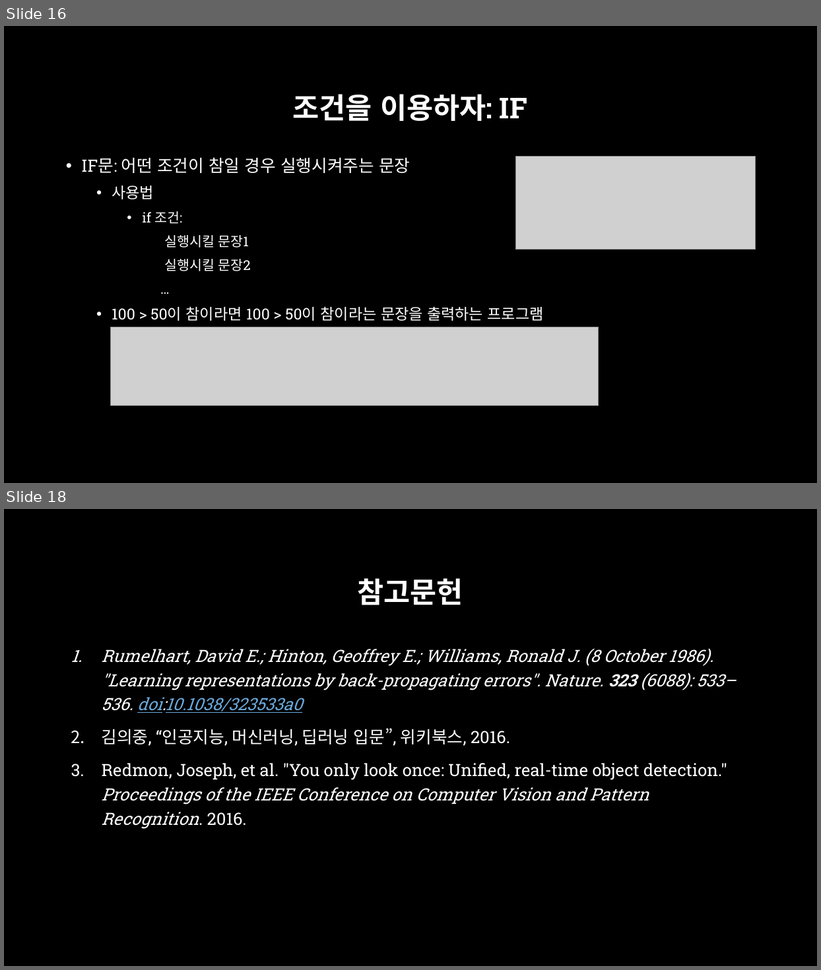
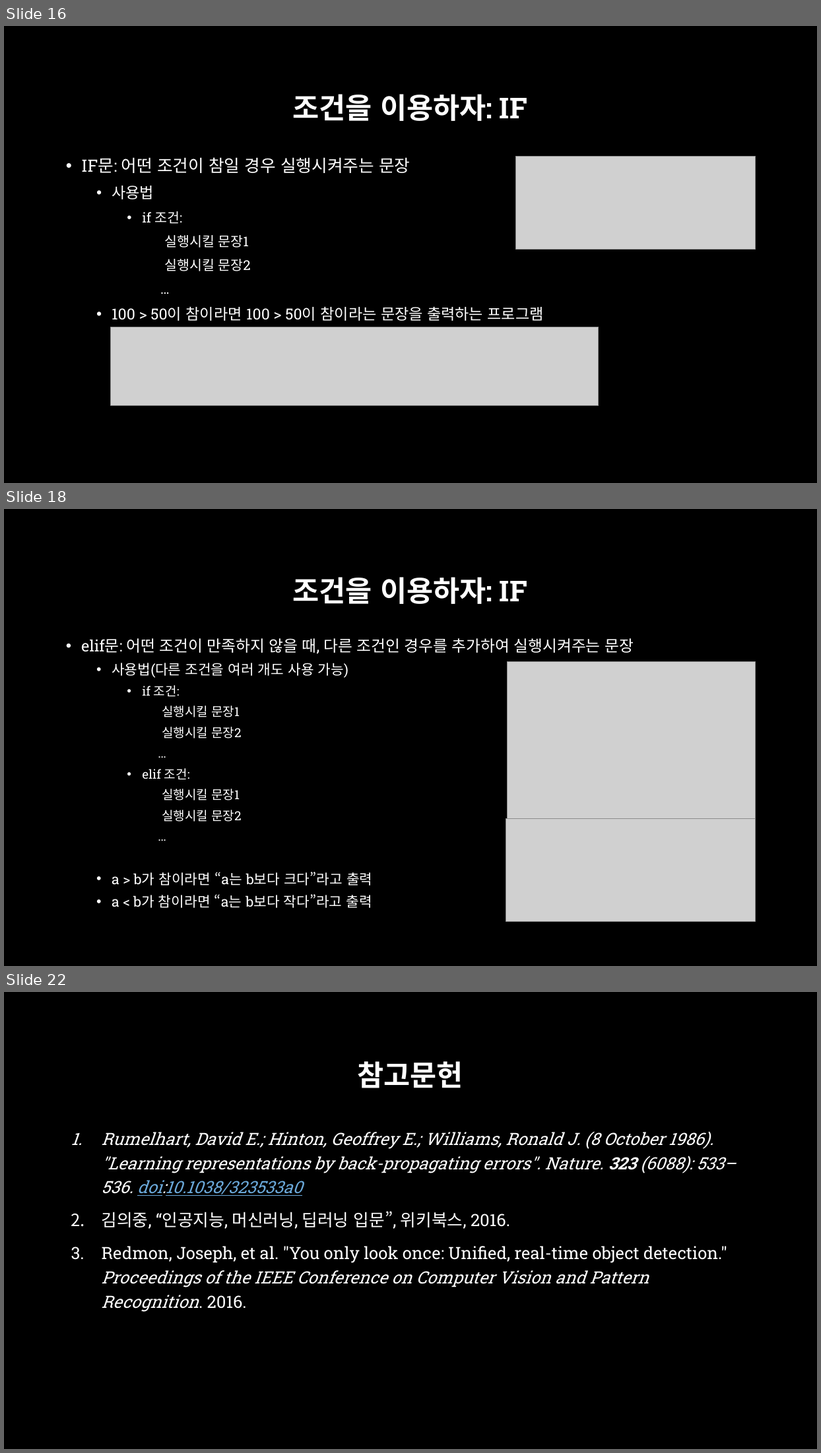
Before and after one commit to across0406/2017-GNU-Science-Camp-of-Computer-Science, a slide deck: ppt/2. 실습환경 및 Python 기초.pptx. Shown one above the other, each under a label of ours: slides 16 and 18 before the commit, slides 16, 18 and 22 after it; the slides between them are not shown. The pictures are 821x970 and 821x1453 pixels, drawn with LibreOffice and Linux fonts; fonts in the diff are those of the drawing; grey boxes stand for pictures; background and template pictures are left out. Boxes give left, top, right and bottom in pixels: in the first picture for what was removed or moved away, otherwise in the second. Text is boxed around its words. In the diff, an @@ line names an element or a change of style, - is before the commit and + after.

```diff
--- a/ppt/2. 실습환경 및 Python 기초.pptx
+++ b/ppt/2. 실습환경 및 Python 기초.pptx
@@ slide 18 added at [4,509,817,966], background picture (left out) @@
@@ title added at [293,577,527,604], 34 pt, text #FFFFFF, bold @@
+조건을 이용하자: IF
@@ text added at [81,638,634,908], 16.6 pt, text #FFFFFF @@
+• elif문: 어떤 조건이 만족하지 않을 때, 다른 조건인 경우를 추가하여 실행시켜주는 문장
+  • 사용법(다른 조건을 여러 개도 사용 가능)
+    • if 조건:
+    실행시킬 문장1
+    실행시킬 문장2
+    …
+    • elif 조건:
+    실행시킬 문장1
+    실행시킬 문장2
+    …
+  • a > b가 참이라면 “a는 b보다 크다”라고 출력
+  • a < b가 참이라면 “a는 b보다 작다”라고 출력
@@ picture added at [507,662,756,819] @@
@@ picture added at [506,819,756,921] @@
@@ what was slide 18 is now slide 22 @@
```
Also in this commit, not shown: 1 slide changed, 3 other slides added, 2 other files.
